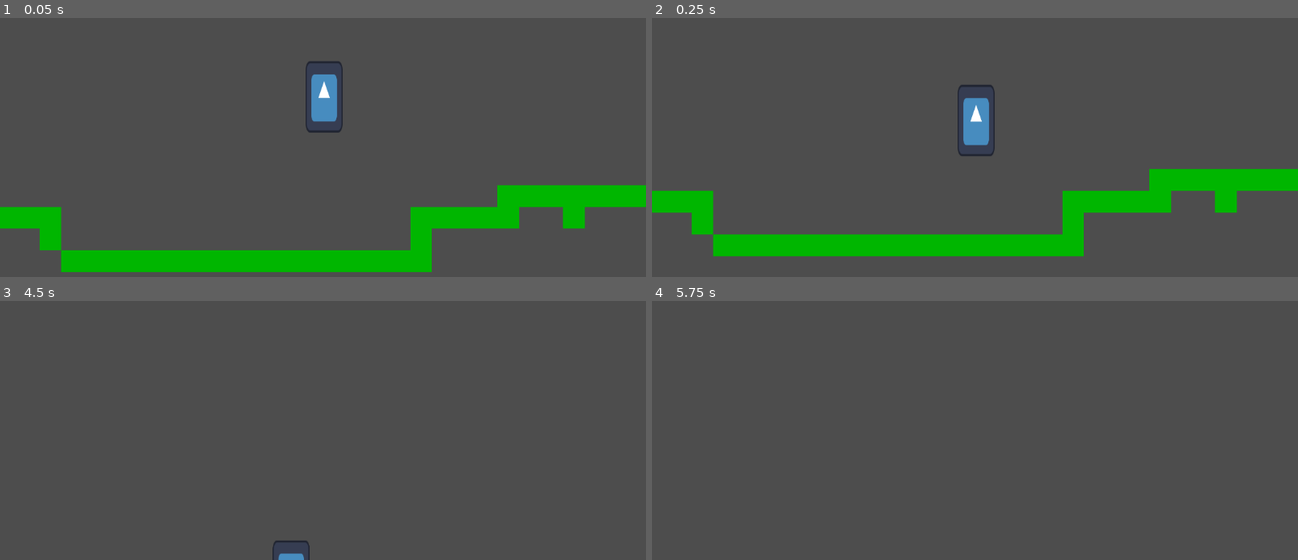
Above: before the commit, frames 1-4 (two rows, left to right).
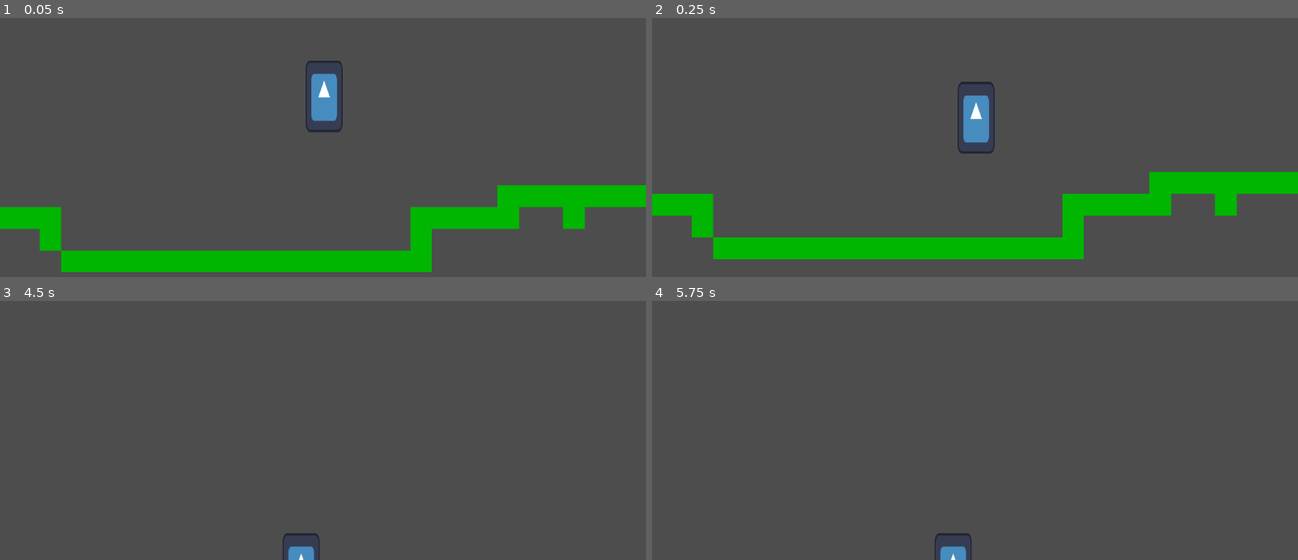
Above: after the commit, the same moments.

Repository: GavinWu42711/Daydream-Game
Game: Godot game, scene res://main.tscn
Two runs of this game, one before a commit and one after it. Both use one fixed random seed, a clock stepped at 60 frames per second and the inputs below. The engine's default icon, where the game draws it, is replaced by a stand-in: a white triangle on a blue panel in a dark square.
Inputs (mouse positions are in pixels of both pictures, inside the frame that each line leads up to):
- Up to frame 1 (0.05 s): no input
- Up to frame 2 (0.25 s): no input
- Up to frame 3 (4.5 s): move the mouse to (465, 360) at 0.52 s; hold D (right) 0.53-2.03 s; click (465, 360) at 0.6 s; tap Up (jump) at 0.77, 1.52, 3.02, 3.77 s; move the mouse to (193, 396) at 1.27 s; click (193, 396) at 1.35 s; move the mouse to (outside the picture) at 2.02 s; hold A (left) 2.03-2.78 s; click (outside the picture) at 2.1 s; move the mouse to (290, 451) at 2.77 s; hold D (right) 2.78-4.28 s; click (290, 451) at 2.85 s; move the mouse to (516, 433) at 3.52 s; click (516, 433) at 3.6 s; move the mouse to (129, 324) at 4.27 s; hold A (left) from 4.28 s (still down); click (129, 324) at 4.35 s
- Up to frame 4 (5.75 s): tap Up (jump) at 4.52 s; tap Enter at 5 s; move the mouse to (1007, 378) at 5.02 s; release A (left) at 5.03 s; hold D (right) from 5.03 s (still down); click (1007, 378) at 5.1 s

The runs differ from the first frame. In frame 1, 0.3% of the frame differs, in the area x 0-91%, y 16-91%; in frame 2, 2.8%, in the area x 0-100%, y 24-94%; in frame 3, 0.3%; in frame 4, 0.3%.

Commit message:
testing stuff

Diff:
--- /dev/null
+++ b/main.gd
@@ -0,0 +1,35 @@
+extends Node
+@export var mob_scene: PackedScene
+@export var player_scene: PackedScene
+@export var map_scene: PackedScene
+
+# Called when the node enters the scene tree for the first time.
+func _ready() -> void:
+
+	$Player.position = $StartPosition.position
+
+	#Start spawning mobs
+	$MobTimer.start()
+	pass # Replace with function body.
+
+
+# Called every frame. 'delta' is the elapsed time since the previous frame.
+func _process(delta: float) -> void:
+	pass
+
+func _on_mob_timer_timeout() -> void:
+	var mob = mob_scene.instantiate()
+
+	var playerx = $Player.position.x
+	var playery = $Player.position.y
+
+	var upperx = playerx + 500
+	var lowerx = playerx - 500
+	var uppery = playery + 500
+	var lowery = playery - 500
+
+	mob.position.x = randi() % int(upperx) + int(lowerx)
+	mob.position.y = playery
+
+	# Spawn the mob by adding it to the Main scene.
+	add_child(mob) # Replace with function body.
--- a/main.tscn
+++ b/main.tscn
@@ -1,16 +1,24 @@
-[gd_scene load_steps=3 format=3 uid="uid://cnjxtsmumkbp7"]
+[gd_scene load_steps=5 format=3 uid="uid://cnjxtsmumkbp7"]
 
 [ext_resource type="PackedScene" uid="uid://dmelg7xvrvxex" path="res://map.tscn" id="1_0xm2m"]
+[ext_resource type="Script" uid="uid://tsfdqooqdmqi" path="res://main.gd" id="1_1bvp3"]
 [ext_resource type="PackedScene" uid="uid://db4cc18hdvu45" path="res://player.tscn" id="2_h2yge"]
+[ext_resource type="PackedScene" uid="uid://t47wwkls71c5" path="res://mob.tscn" id="2_lquwl"]
 
 [node name="main" type="Node"]
+script = ExtResource("1_1bvp3")
+mob_scene = ExtResource("2_lquwl")
+player_scene = ExtResource("2_h2yge")
+map_scene = ExtResource("1_0xm2m")
 
-[node name="Timer" type="Timer" parent="."]
+[node name="MobTimer" type="Timer" parent="."]
+wait_time = 5.0
+autostart = true
 
-[node name="Marker2D" type="Marker2D" parent="."]
+[node name="Player" parent="." instance=ExtResource("2_h2yge")]
 
-[node name="Node2D" parent="Marker2D" instance=ExtResource("1_0xm2m")]
+[node name="Map" parent="." instance=ExtResource("1_0xm2m")]
 
-[node name="Marker2D2" type="Marker2D" parent="."]
+[node name="StartPosition" type="Marker2D" parent="."]
 
-[node name="Node2D" parent="Marker2D2" instance=ExtResource("2_h2yge")]
+[connection signal="timeout" from="MobTimer" to="." method="_on_mob_timer_timeout"]
--- a/map.tscn
+++ b/map.tscn
@@ -304,3 +304,6 @@
 scale = Vector2(2.43, 2.43)
 tile_map_data = PackedByteArray("AAD9/wMAAAAFAAYAAAD+/wMAAAAFAAYAAAABAAMAAAAFAAYAAAACAAMAAAAFAAYAAAD//wMAAAAFAAYAAAAAAA …(832 unchanged characters)…
 tile_set = SubResource("TileSet_e0an3")
+
+[node name="VisibleOnScreenEnabler2D" type="VisibleOnScreenEnabler2D" parent="."]
+enable_mode = 1
--- a/mob.gd
+++ b/mob.gd
@@ -10,8 +10,8 @@
 # Called every frame. 'delta' is the elapsed time since the previous frame.
 func _process(delta: float) -> void:
 	if position.x <= 1000:
-		position.x += SPEED
+		position.x += SPEED * delta
 	elif position.x >= 1000:
-		position.x += -1 * SPEED
+		position.x += -1 * SPEED * delta
 
 	pass
--- a/player.tscn
+++ b/player.tscn
@@ -23,3 +23,6 @@
 [node name="Camera2D" type="Camera2D" parent="Player"]
 position_smoothing_enabled = true
 position_smoothing_speed = 6.0
+
+[node name="VisibleOnScreenEnabler2D" type="VisibleOnScreenEnabler2D" parent="Player"]
+enable_mode = 1
Not shown, added: main.gd.uid
